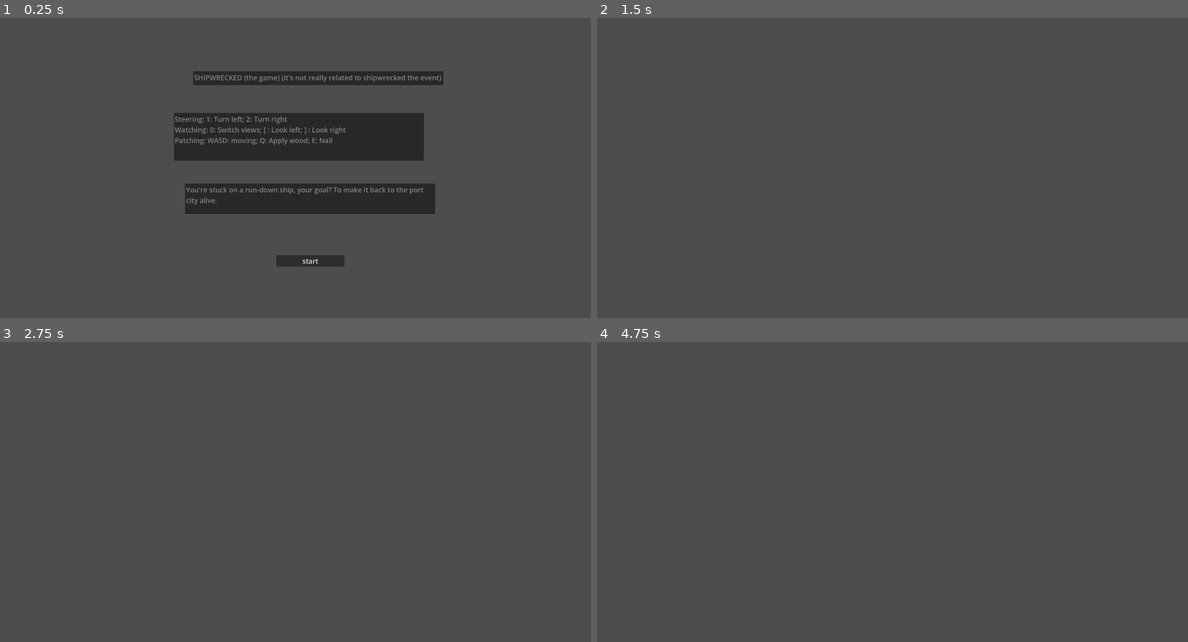
Above: before the commit, frames 1-4 (two rows, left to right).
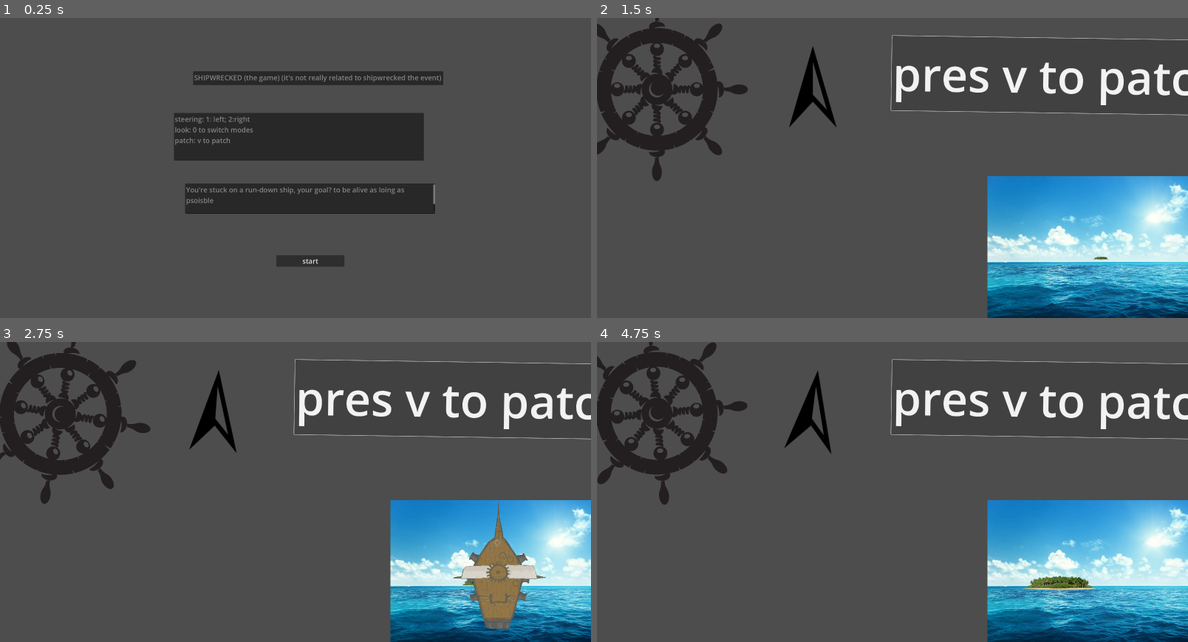
Above: after the commit, the same moments.

Repository: astra-the-boop/shipwrecked
Game: Godot game, scene res://node_2d.tscn
Two runs of this game, one before a commit and one after it. Both use one fixed random seed, a clock stepped at 60 frames per second and the inputs below.
Inputs (mouse positions are in pixels of both pictures, inside the frame that each line leads up to):
- Up to frame 1 (0.25 s): no input
- Up to frame 2 (1.5 s): click "start" at 0.5 s; click (1057, 75) at 1.25 s, where only the run after the commit has a clickable "pres v to patch"
- Up to frame 3 (2.75 s): hold 2 (turnSteeringWheelRight, bound only after the commit) from 2.03 s (still down); hold 0 (asdf, bound only after the commit) from 2.03 s (still down); tap V (patch, bound only after the commit) at 2.3 s
- Up to frame 4 (4.75 s): release 2 (turnSteeringWheelRight, bound only after the commit) at 2.78 s; release 0 (asdf, bound only after the commit) at 2.78 s; hold 1 (turnSteeringWheelLeft, bound only after the commit) 2.78-3.53 s; tap V (patch, bound only after the commit) at 2.85, 3.8, 4.35 s; tap 0 (asdf, bound only after the commit) at 3.05, 4.55 s; hold 0 (asdf, bound only after the commit) 3.53-4.28 s; hold 2 (turnSteeringWheelRight, bound only after the commit) from 3.53 s (still down)

The runs differ from the first frame. In frame 1, 0.8% of the frame differs, in the area x 29-74%, y 32-63%; in frame 2, 24%, in the area x 0-100%, y 0-100%; in frame 3, 24%; in frame 4, 24%.

Commit message:
asdjgkfhviewarivhobj

Diff:
--- /dev/null
+++ b/dead.tscn
@@ -0,0 +1,11 @@
+[gd_scene format=3 uid="uid://rbdrkrvyitpv"]
+
+[node name="Dead" type="Node2D"]
+
+[node name="TextEdit" type="TextEdit" parent="."]
+offset_left = 574.0
+offset_top = 298.0
+offset_right = 1814.0
+offset_bottom = 678.0
+theme_override_font_sizes/font_size = 300
+text = "ur dead"
--- /dev/null
+++ b/gah.gd
@@ -0,0 +1,85 @@
+extends Node2D
+
+
+var shipRotation = 0
+var aaaa = 0
+var bb = false
+var rotationFromIsland = 0
+var distanceFromIsland = 0 #idfk 100 = yer dead
+
+# Called when the node enters the scene tree for the first time.
+func _ready() -> void:
+	pass
+
+
+func _input(event):
+	if event.is_action_pressed("asdf"):
+		bb = !bb
+	if event.is_action_pressed("patch"):
+		aaaa = 0
+
+# Called every frame. 'delta' is the elapsed time since the previous frame.
+func _process(delta: float) -> void:
+	distanceFromIsland += 0.05
+	aaaa += 0.02
+	$"Image(1)".visible = bb
+	print("sdklafj", aaaa)
+	if aaaa >= 10:
+		$"Image(1)/Border".visible = true
+	else:
+		$"Image(1)/Border".visible = false
+
+	if aaaa >= 50:
+		get_tree().change_scene_to_file("res://dead.tscn")
+
+	$ImageBackgroundRemoved.scale.x = 0.676 * distanceFromIsland / 10
+	$ImageBackgroundRemoved.scale.y = 0.714 * distanceFromIsland / 10
+
+	# Death condition
+	if distanceFromIsland > 100:
+		print("Checking death range:", rotationFromIsland)
+
+
+		if rotationFromIsland > -500 and rotationFromIsland < 3200:
+			print("You died")
+			get_tree().change_scene_to_file("res://dead.tscn")
+			return
+
+
+		$ImageBackgroundRemoved.scale = Vector2(0.676, 0.714)
+		rotationFromIsland = 0
+		distanceFromIsland = 0
+		$ImageBackgroundRemoved.position.x = 2183
+
+
+	$"321434".rotation_degrees = shipRotation * 10
+	$"306629-200".rotation_degrees = shipRotation /10
+
+
+	$ImageBackgroundRemoved.position.x = -rotationFromIsland * 2.5 + 2183
+	$ImageBackgroundRemoved.visible = $ImageBackgroundRemoved.position.x >= 1200
+
+
+	if Input.is_action_pressed("turnSteeringWheelLeft"):
+		shipRotation -= 0.5
+		rotationFromIsland -= 0.5
+	if Input.is_action_pressed("turnSteeringWheelRight"):
+		shipRotation += 0.5
+		rotationFromIsland += 0.5
+
+
+	$"321434".rotation_degrees = shipRotation * 10
+	$"306629-200".rotation_degrees = shipRotation / 10
+	$ImageBackgroundRemoved.position.x = -rotationFromIsland*2.5 + 2183
+	if($ImageBackgroundRemoved.position.x < 1200):
+		$ImageBackgroundRemoved.visible = false
+	else:
+		$ImageBackgroundRemoved.visible = true
+	#print($ImageBackgroundRemoved.position.x)
+	#print(distanceFromIsland)
+	if Input.is_action_pressed("turnSteeringWheelLeft"):
+		shipRotation -= 0.5
+		rotationFromIsland -= 0.5
+	if Input.is_action_pressed("turnSteeringWheelRight"):
+		shipRotation += 0.5
+		rotationFromIsland += 0.5
--- a/main.tscn
+++ b/main.tscn
@@ -1,3 +1,51 @@
-[gd_scene format=3 uid="uid://c6wsafydq7ne7"]
+[gd_scene load_steps=8 format=3 uid="uid://c6wsafydq7ne7"]
+
+[ext_resource type="Script" path="res://gah.gd" id="1_nbqn5"]
+[ext_resource type="Texture2D" uid="uid://db6qpaqhlk0ed" path="res://321434.png" id="2_w2t8s"]
+[ext_resource type="Texture2D" uid="uid://cg1gvjls3tm2a" path="res://306629-200.png" id="3_w50xw"]
+[ext_resource type="Texture2D" uid="uid://dnw1c080411fu" path="res://image-1.png" id="4_ocygd"]
+[ext_resource type="Texture2D" uid="uid://bw1lq1i3v54qp" path="res://Image Background Removed.png" id="5_tb0a7"]
+[ext_resource type="Texture2D" uid="uid://dgifu673no0gy" path="res://image (1).png" id="6_6dt05"]
+[ext_resource type="Texture2D" uid="uid://ca8b2qaeq4gq" path="res://border.png" id="7_h40jt"]
 
 [node name="Main" type="Node2D"]
+script = ExtResource("1_nbqn5")
+
+[node name="321434" type="Sprite2D" parent="."]
+position = Vector2(258, 312)
+scale = Vector2(0.4165, 0.420875)
+texture = ExtResource("2_w2t8s")
+
+[node name="306629-200" type="Sprite2D" parent="."]
+position = Vector2(935, 298)
+scale = Vector2(1.6825, 1.9675)
+texture = ExtResource("3_w50xw")
+
+[node name="Image-1" type="Sprite2D" parent="."]
+position = Vector2(2145, 1000)
+scale = Vector2(1.48203, 1.53922)
+texture = ExtResource("4_ocygd")
+
+[node name="ImageBackgroundRemoved" type="Sprite2D" parent="."]
+position = Vector2(2218, 1040)
+scale = Vector2(0.4627, 0.537815)
+texture = ExtResource("5_tb0a7")
+
+[node name="Image(1)" type="Sprite2D" parent="."]
+position = Vector2(2168, 1001)
+scale = Vector2(0.306442, 0.283468)
+texture = ExtResource("6_6dt05")
+
+[node name="Border" type="Sprite2D" parent="Image(1)"]
+position = Vector2(-65.2661, 81.1379)
+scale = Vector2(0.260245, 0.280455)
+texture = ExtResource("7_h40jt")
+
+[node name="Button" type="Button" parent="."]
+offset_left = 1279.0
+offset_top = 77.0
+offset_right = 2719.0
+offset_bottom = 400.0
+rotation = 0.0147529
+theme_override_font_sizes/font_size = 200
+text = "pres v to patch"
--- a/node_2d.tscn
+++ b/node_2d.tscn
@@ -20,10 +20,9 @@
 offset_right = 1836.0
 offset_bottom = 617.0
 theme_override_font_sizes/font_size = 30
-text = "Steering: 1: Turn left; 2: Turn right
-Watching: 0: Switch views; [ : Look left; ] : Look right
-Patching: WASD: moving; Q: Apply wood; E: Nail
-"
+text = "steering: 1: left; 2:right
+look: 0 to switch modes
+patch: v to patch"
 editable = false
 
 [node name="TextEdit3" type="TextEdit" parent="."]
@@ -32,7 +31,8 @@
 offset_right = 1885.0
 offset_bottom = 848.0
 theme_override_font_sizes/font_size = 30
-text = "You're stuck on a run-down ship, your goal? To make it back to the port city alive."
+text = "You're stuck on a run-down ship, your goal? to be alive as loing as psoisble
+"
 editable = false
 wrap_mode = 1
 
--- a/project.godot
+++ b/project.godot
@@ -20,6 +20,29 @@
 window/size/viewport_width=2600
 window/size/viewport_height=1300
 
+[input]
+
+turnSteeringWheelLeft={
+"deadzone": 0.5,
+"events": [Object(InputEventKey,"resource_local_to_scene":false,"resource_name":"","device":0,"window_id":0,"alt_pressed":false,"shift_pressed":false,"ctrl_pressed":false,"meta_pressed":false,"pressed":false,"keycode":0,"physical_keycode":49,"key_label":0,"unicode":0,"location":0,"echo":false,"script":null)
+]
+}
+turnSteeringWheelRight={
+"deadzone": 0.5,
+"events": [Object(InputEventKey,"resource_local_to_scene":false,"resource_name":"","device":-1,"window_id":0,"alt_pressed":false,"shift_pressed":false,"ctrl_pressed":false,"meta_pressed":false,"pressed":false,"keycode":0,"physical_keycode":50,"key_label":0,"unicode":50,"location":0,"echo":false,"script":null)
+]
+}
+asdf={
+"deadzone": 0.5,
+"events": [Object(InputEventKey,"resource_local_to_scene":false,"resource_name":"","device":0,"window_id":0,"alt_pressed":false,"shift_pressed":false,"ctrl_pressed":false,"meta_pressed":false,"pressed":false,"keycode":0,"physical_keycode":48,"key_label":0,"unicode":0,"location":0,"echo":false,"script":null)
+]
+}
+patch={
+"deadzone": 0.5,
+"events": [Object(InputEventKey,"resource_local_to_scene":false,"resource_name":"","device":-1,"window_id":0,"alt_pressed":false,"shift_pressed":false,"ctrl_pressed":false,"meta_pressed":false,"pressed":false,"keycode":0,"physical_keycode":86,"key_label":0,"unicode":118,"location":0,"echo":false,"script":null)
+]
+}
+
 [rendering]
 
 renderer/rendering_method="gl_compatibility"
Binary file changed: Image Background Removed.png
Binary file added: border.png
Not shown, changed: border.png.import
